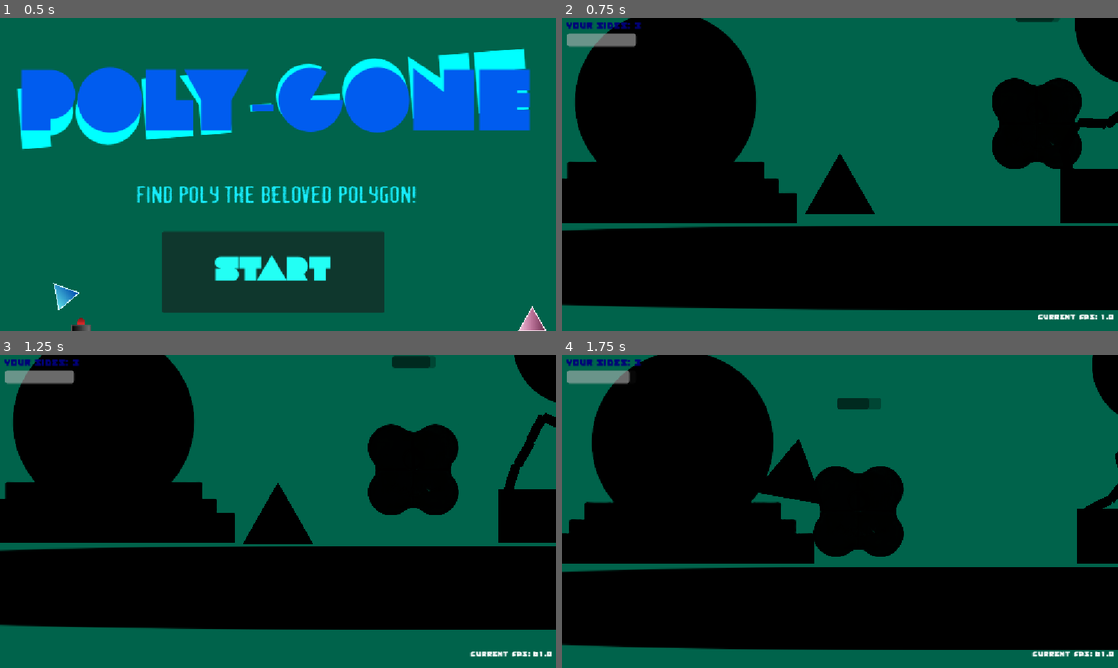
Above: before the commit, frames 1-4 (two rows, left to right).
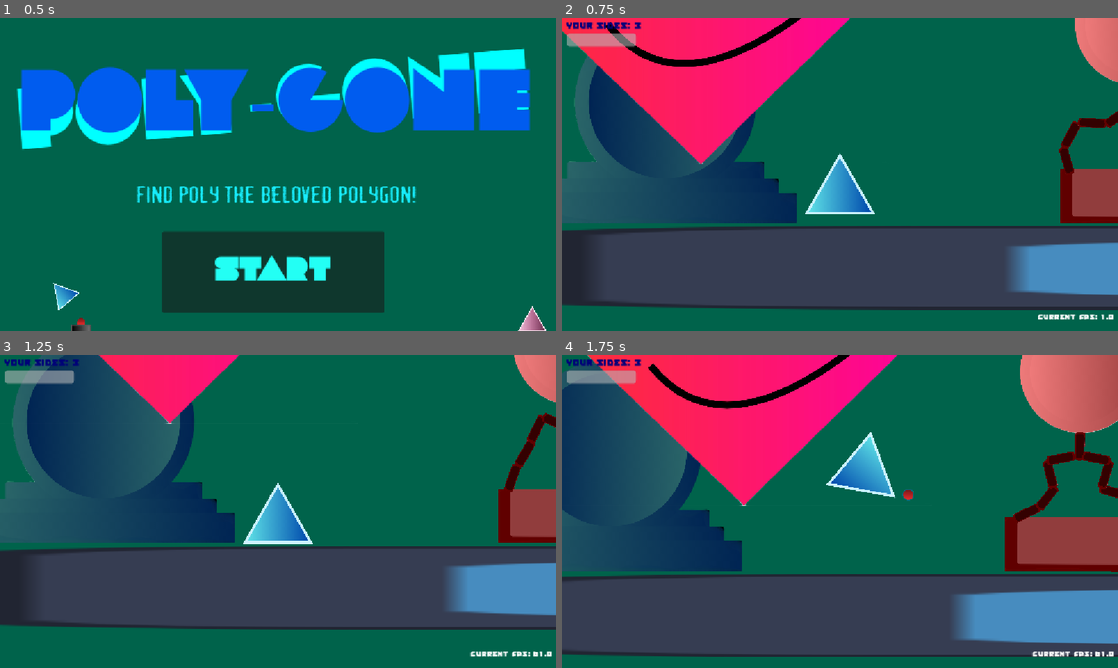
Above: after the commit, the same moments.

Repository: Eldragon126/Shapes
Game: Godot game, scene res://nodes/level_rooms/title_screen.tscn
The game is run twice, just before and just after one commit, with the same random seed, the same clock (stepped at 60 frames per second) and the same inputs. The engine's default icon, where the game draws it, is replaced by a stand-in: a white triangle on a blue panel in a dark square. Sound files missing from this copy of the repository are replaced by a short silence.
Inputs (mouse positions are in pixels of both pictures, inside the frame that each line leads up to):
- Up to frame 1 (0.5 s): no input
- Up to frame 2 (0.75 s): click "Start" at 0.5 s
- Up to frame 3 (1.25 s): no input
- Up to frame 4 (1.75 s): move the mouse to (962, 495) at 1.27 s; hold Right (ui_right) from 1.28 s (still down); tap Shift (ability_activate) at 1.35 s; click (962, 495) at 1.42 s; tap Space (jump) at 1.52 s

Frame 1 is identical in both runs. In frame 2, 59% of the frame differs, in the area x 0-100%, y 0-94%; in frame 3, 56%; in frame 4, 73%, in the area x 0-100%, y 0-97%.

Commit message:
The heart enemy is chopped

Diff:
--- a/assets/Player/RopeMechanics/ray_cast_2d.gd
+++ b/assets/Player/RopeMechanics/ray_cast_2d.gd
@@ -1,7 +1,7 @@
 extends RayCast2D
 #COLLISION MASK TO RAYCAST IS 7, MEANING ANYTHIGN THAT YOU WANT IT TO ATTACH TO MUST HAVE A COLLISION MASK OF 7
 func _draw() -> void:
-	if not is_colliding(): return
+	if not is_colliding() or PlayerManager.sides_player != 5: return
 	draw_circle(to_local(get_collision_point()), 8 * float(not Input.is_mouse_button_pressed(MOUSE_BUTTON_LEFT)), Color(0.824, 0.824, 0.824, 1.0))
 
 func _process(delta: float) -> void:
--- a/nodes/Enemies/heart_enemy.tscn
+++ b/nodes/Enemies/heart_enemy.tscn
@@ -1,3 +1,121 @@
-[gd_scene format=3 uid="uid://cdmnj44b6k1l0"]
+[gd_scene load_steps=11 format=3 uid="uid://cdmnj44b6k1l0"]
+
+[ext_resource type="Texture2D" uid="uid://bty6g2846h7ay" path="res://assets/CuteSmileyFace.png" id="1_i3l5p"]
+[ext_resource type="Script" uid="uid://b3l7ql71h3v5b" path="res://scripts/enemy_triangle.gd" id="2_ftp4g"]
+[ext_resource type="Script" uid="uid://cv0kocsb7np4x" path="res://scripts/hurtbox.gd" id="3_s48j5"]
+[ext_resource type="Script" uid="uid://bdy16u4km4bt6" path="res://scripts/hitbox.gd" id="4_0bvob"]
+[ext_resource type="Texture2D" uid="uid://cdja0naqv5lug" path="res://assets/LargeCuteEye.png" id="5_xts4g"]
+[ext_resource type="Script" uid="uid://dmc7bossv8q17" path="res://scripts/Health.gd" id="6_0bvob"]
+[ext_resource type="Texture2D" uid="uid://fy78w3ukuhy2" path="res://assets/SmallCuteEye.png" id="6_vr3ut"]
+[ext_resource type="AudioStream" uid="uid://be5kjx25smt87" path="res://assets/Soundtrack/SoundEffects/blipSelect.wav" id="8_xts4g"]
+
+[sub_resource type="CircleShape2D" id="CircleShape2D_udmcx"]
+radius = 41.04875
+
+[sub_resource type="CircleShape2D" id="CircleShape2D_nn5h2"]
+radius = 69.02898
 
 [node name="HeartEnemy" type="Node2D"]
+
+[node name="CharacterBody2D" type="CharacterBody2D" parent="."]
+script = ExtResource("2_ftp4g")
+speed = 300
+distance_to_player = 1000
+
+[node name="Sprite2D" type="Sprite2D" parent="CharacterBody2D"]
+scale = Vector2(0.25, 0.25)
+texture = ExtResource("1_i3l5p")
+
+[node name="CollisionPolygon2D" type="CollisionPolygon2D" parent="CharacterBody2D"]
+polygon = PackedVector2Array(-333, -104, -276, -235, -186, -284, -70, -273, 1, -217, 75, -272, 177, -285, 249, -254, 307, -191, 330, -97, 306, -21, 57, 232, 7, 284, -296, -5)
+
+[node name="ProgressBar" type="ProgressBar" parent="CharacterBody2D"]
+offset_left = -52.0
+offset_top = -97.0
+offset_right = 52.0
+offset_bottom = -70.0
+max_value = 7.0
+step = 1.0
+show_percentage = false
+
+[node name="collision_detection" type="Area2D" parent="CharacterBody2D"]
+collision_layer = 8
+collision_mask = 5
+
+[node name="CollisionPolygon2D" type="CollisionPolygon2D" parent="CharacterBody2D/collision_detection"]
+polygon = PackedVector2Array(-333, -104, -276, -235, -186, -284, -70, -273, 1, -217, 75, -272, 177, -285, 249, -254, 307, -191, 330, -97, 306, -21, 57, 232, 7, 284, -296, -5)
+
+[node name="HurtBox" type="Area2D" parent="CharacterBody2D" node_paths=PackedStringArray("sound", "health")]
+collision_layer = 0
+collision_mask = 8
+script = ExtResource("3_s48j5")
+sound = NodePath("../AudioStreamPlayer")
+health = NodePath("../Health")
+metadata/_custom_type_script = "uid://cv0kocsb7np4x"
+
+[node name="CollisionPolygon2D" type="CollisionPolygon2D" parent="CharacterBody2D/HurtBox"]
+polygon = PackedVector2Array(-333, -104, -276, -235, -186, -284, -70, -273, 1, -217, 75, -272, 177, -285, 249, -254, 307, -191, 330, -97, 306, -21, 57, 232, 7, 284, -296, -5)
+
+[node name="Health" type="Node" parent="CharacterBody2D" node_paths=PackedStringArray("sound")]
+script = ExtResource("6_0bvob")
+max_health = 10
+sound = NodePath("../AudioStreamPlayer")
+health = 7
+metadata/_custom_type_script = "uid://dmc7bossv8q17"
+
+[node name="HitBox" type="Area2D" parent="CharacterBody2D"]
+collision_layer = 16
+collision_mask = 0
+script = ExtResource("4_0bvob")
+damage = 2
+metadata/_custom_type_script = "uid://bdy16u4km4bt6"
+
+[node name="CollisionPolygon2D" type="CollisionPolygon2D" parent="CharacterBody2D/HitBox"]
+polygon = PackedVector2Array(-333, -104, -276, -235, -186, -284, -70, -273, 1, -217, 75, -272, 177, -285, 249, -254, 307, -191, 330, -97, 306, -21, 57, 232, 7, 284, -296, -5)
+
+[node name="AudioStreamPlayer" type="AudioStreamPlayer" parent="CharacterBody2D"]
+stream = ExtResource("8_xts4g")
+
+[node name="StaticBody2D" type="StaticBody2D" parent="CharacterBody2D"]
+collision_layer = 32
+collision_mask = 32
+
+[node name="CollisionPolygon2D3" type="CollisionPolygon2D" parent="CharacterBody2D/StaticBody2D"]
+z_index = 30
+z_as_relative = false
+position = Vector2(-1, 0)
+polygon = PackedVector2Array(111, -43, 145, -39, 169, -57, 190, -91, 186, -129, 170, -152, 135, -165, 100, -156, 79, -138, 66, -107, 67, -77, 114, -34, 107, -25, 54, -69, 48, -116, 62, -152, 100, -182, 156, -185, 187, -165, 217, -117, 212, -71, 188, -41, 127, -16, 98, -28)
+
+[node name="CollisionPolygon2D4" type="CollisionPolygon2D" parent="CharacterBody2D/StaticBody2D"]
+z_index = 30
+z_as_relative = false
+position = Vector2(-1, 0)
+polygon = PackedVector2Array(1, -1, -81, -28, -42, -61, -33, -102, -40, -141, -63, -167, -91, -183, -141, -185, -176, -163, -199, -121, -197, -74, -179, -44, -147, -22, -102, -18, -60, -37, -100, 2, -219, -31, -210, -178, -74, -222, -10, -109, -43, -30)
+
+[node name="Eye1" type="RigidBody2D" parent="."]
+disable_mode = 2
+collision_layer = 32
+collision_mask = 32
+
+[node name="CollisionShape2D" type="CollisionShape2D" parent="Eye1"]
+position = Vector2(130, -99)
+shape = SubResource("CircleShape2D_udmcx")
+
+[node name="Sprite2D" type="Sprite2D" parent="Eye1"]
+position = Vector2(130, -100)
+scale = Vector2(0.25, 0.25)
+texture = ExtResource("5_xts4g")
+
+[node name="Eye2" type="RigidBody2D" parent="."]
+disable_mode = 2
+collision_layer = 32
+collision_mask = 32
+
+[node name="Sprite2D" type="Sprite2D" parent="Eye2"]
+position = Vector2(-114, -104)
+scale = Vector2(0.25, 0.25)
+texture = ExtResource("6_vr3ut")
+
+[node name="CollisionShape2D" type="CollisionShape2D" parent="Eye2"]
+position = Vector2(-114, -105)
+shape = SubResource("CircleShape2D_nn5h2")
--- a/nodes/debug_scene.tscn
+++ b/nodes/debug_scene.tscn
@@ -1,14 +1,17 @@
-[gd_scene load_steps=12 format=3 uid="uid://gampxe8c8u14"]
+[gd_scene load_steps=15 format=3 uid="uid://gampxe8c8u14"]
 
 [ext_resource type="PackedScene" uid="uid://c46pjj1kuownp" path="res://nodes/transformation_tomb.tscn" id="1_5qlkd"]
 [ext_resource type="Script" uid="uid://brbxev1anibql" path="res://scripts/map.gd" id="1_wpvxr"]
 [ext_resource type="Texture2D" uid="uid://js4tpq8uy8bp" path="res://icon.svg" id="2_137k3"]
 [ext_resource type="PackedScene" uid="uid://hfedesmkpl6q" path="res://nodes/player.tscn" id="3_137k3"]
 [ext_resource type="PackedScene" uid="uid://cut8uhqnbh0o4" path="res://nodes/physical_shop.tscn" id="4_wpvxr"]
+[ext_resource type="PackedScene" uid="uid://dtkld6sdexyiu" path="res://nodes/enemy_triangle.tscn" id="6_d13pl"]
 [ext_resource type="PackedScene" uid="uid://c6dyik6epnkt0" path="res://nodes/ballon_transition.tscn" id="7_iqdfs"]
 [ext_resource type="AudioStream" uid="uid://douojtt6kiabb" path="res://assets/Chill Background (Name Later).mp3" id="8_d13pl"]
 [ext_resource type="PackedScene" uid="uid://du1ic7ks3t51o" path="res://nodes/balloon_small.tscn" id="9_3jfbe"]
-[ext_resource type="PackedScene" uid="uid://b0ettsk5nqf7c" path="res://nodes/Enemies/enemy_5.tscn" id="9_bse77"]
+[ext_resource type="PackedScene" uid="uid://02xevtnd5i8l" path="res://nodes/big_bouncy_ball.tscn" id="9_3xv7w"]
+[ext_resource type="PackedScene" uid="uid://c43t1wpcrekyf" path="res://nodes/decaying_platform.tscn" id="10_bse77"]
+[ext_resource type="PackedScene" uid="uid://cdmnj44b6k1l0" path="res://nodes/Enemies/heart_enemy.tscn" id="11_3xv7w"]
 
 [sub_resource type="RectangleShape2D" id="RectangleShape2D_wkvbf"]
 size = Vector2(7464, 119)
@@ -99,6 +102,7 @@
 position = Vector2(1811, -126)
 
 [node name="DirectionalLight2D" type="DirectionalLight2D" parent="."]
+visible = false
 position = Vector2(31, 723)
 blend_mode = 1
 
@@ -124,5 +128,15 @@
 position = Vector2(3426, -823)
 shape = SubResource("RectangleShape2D_3jfbe")
 
-[node name="Enemy5" parent="." instance=ExtResource("9_bse77")]
-position = Vector2(1615, -193)
+[node name="BigBouncyBall" parent="StaticBody2D" instance=ExtResource("9_3xv7w")]
+position = Vector2(2780, -753)
+freeze = true
+
+[node name="DecayingPlatform" parent="." instance=ExtResource("10_bse77")]
+position = Vector2(2379, -184)
+
+[node name="HeartEnemy" parent="." instance=ExtResource("11_3xv7w")]
+position = Vector2(900, -497)
+
+[node name="enemy_triangle" parent="." instance=ExtResource("6_d13pl")]
+position = Vector2(9288, -215)
--- /dev/null
+++ b/nodes/decaying_platform.tscn
@@ -0,0 +1,111 @@
+[gd_scene load_steps=5 format=3 uid="uid://c43t1wpcrekyf"]
+
+[sub_resource type="RectangleShape2D" id="RectangleShape2D_ebxeg"]
+size = Vector2(152, 22)
+
+[sub_resource type="Animation" id="Animation_4uf2d"]
+resource_name = "new_animation"
+length = 3.0
+loop_mode = 1
+tracks/0/type = "value"
+tracks/0/imported = false
+tracks/0/enabled = true
+tracks/0/path = NodePath("Polygon2D:color")
+tracks/0/interp = 1
+tracks/0/loop_wrap = true
+tracks/0/keys = {
+"times": PackedFloat32Array(0, 1.51, 1.79, 2, 2.7, 3),
+"transitions": PackedFloat32Array(1, 1, 1, 1, 1, 1),
+"update": 0,
+"values": [Color(0.06879827, 0.06879828, 0.06879828, 1), Color(0.38549232, 0.38549256, 0.38549235, 1), Color(0.6745098, 0.16470589, 0.20784314, 1), Color(0.38431373, 0.38431373, 0.38431373, 0), Color(0.38431373, 0.38431373, 0.38431373, 0), Color(0, 0, 0, 1)]
+}
+tracks/1/type = "value"
+tracks/1/imported = false
+tracks/1/enabled = true
+tracks/1/path = NodePath(".:collision_layer")
+tracks/1/interp = 1
+tracks/1/loop_wrap = true
+tracks/1/keys = {
+"times": PackedFloat32Array(0, 2.01),
+"transitions": PackedFloat32Array(1, 1),
+"update": 1,
+"values": [3, 1]
+}
+tracks/2/type = "value"
+tracks/2/imported = false
+tracks/2/enabled = true
+tracks/2/path = NodePath(".:collision_mask")
+tracks/2/interp = 1
+tracks/2/loop_wrap = true
+tracks/2/keys = {
+"times": PackedFloat32Array(0, 2.01),
+"transitions": PackedFloat32Array(1, 1),
+"update": 1,
+"values": [3, 1]
+}
+
+[sub_resource type="Animation" id="Animation_uhsfo"]
+length = 0.001
+tracks/0/type = "value"
+tracks/0/imported = false
+tracks/0/enabled = true
+tracks/0/path = NodePath(".:collision_layer")
+tracks/0/interp = 1
+tracks/0/loop_wrap = true
+tracks/0/keys = {
+"times": PackedFloat32Array(0),
+"transitions": PackedFloat32Array(1),
+"update": 1,
+"values": [3]
+}
+tracks/1/type = "value"
+tracks/1/imported = false
+tracks/1/enabled = true
+tracks/1/path = NodePath(".:collision_mask")
+tracks/1/interp = 1
+tracks/1/loop_wrap = true
+tracks/1/keys = {
+"times": PackedFloat32Array(0),
+"transitions": PackedFloat32Array(1),
+"update": 1,
+"values": [1]
+}
+tracks/2/type = "value"
+tracks/2/imported = false
+tracks/2/enabled = true
+tracks/2/path = NodePath("Polygon2D:color")
+tracks/2/interp = 1
+tracks/2/loop_wrap = true
+tracks/2/keys = {
+"times": PackedFloat32Array(0),
+"transitions": PackedFloat32Array(1),
+"update": 0,
+"values": [Color(0.06879827, 0.06879828, 0.06879828, 1)]
+}
+
+[sub_resource type="AnimationLibrary" id="AnimationLibrary_avcvw"]
+_data = {
+&"RESET": SubResource("Animation_uhsfo"),
+&"new_animation": SubResource("Animation_4uf2d")
+}
+
+[node name="DecayingPlatform" type="StaticBody2D"]
+collision_layer = 3
+
+[node name="CollisionShape2D" type="CollisionShape2D" parent="."]
+position = Vector2(3, 11)
+shape = SubResource("RectangleShape2D_ebxeg")
+
+[node name="Polygon2D" type="Polygon2D" parent="."]
+color = Color(0.06879827, 0.06879828, 0.06879828, 1)
+polygon = PackedVector2Array(-73, 0, 79, 0, 79, 22, -73, 22)
+
+[node name="Polygon2D2" type="Polygon2D" parent="."]
+color = Color(0.19215687, 0.19215687, 0.19215687, 0.4862745)
+polygon = PackedVector2Array(-70, 2, 76, 2, 79, 22, -73, 22)
+
+[node name="AnimationPlayer" type="AnimationPlayer" parent="."]
+libraries = {
+&"": SubResource("AnimationLibrary_avcvw")
+}
+autoplay = "new_animation"
--- a/nodes/player.tscn
+++ b/nodes/player.tscn
@@ -213,7 +213,7 @@
 
 [node name="Jump" type="AudioStreamPlayer" parent="."]
 stream = ExtResource("14_k5sjp")
-volume_db = -5.0
+volume_db = -10.0
 
 [node name="Dash" type="AudioStreamPlayer" parent="."]
 stream = ExtResource("15_ea43s")
--- a/scripts/big_bouncy_ball.gd
+++ b/scripts/big_bouncy_ball.gd
@@ -5,7 +5,5 @@
 	scale = Vector2(rand,rand)
 	player = PlayerManager.player
 func _process(delta: float) -> void:
-	if player.global_position < Vector2(400 * rand,4000 * rand):
+	if player.global_position < Vector2(4000 * rand,40000 * rand):
 		freeze = false
-	else:
-		freeze = true
